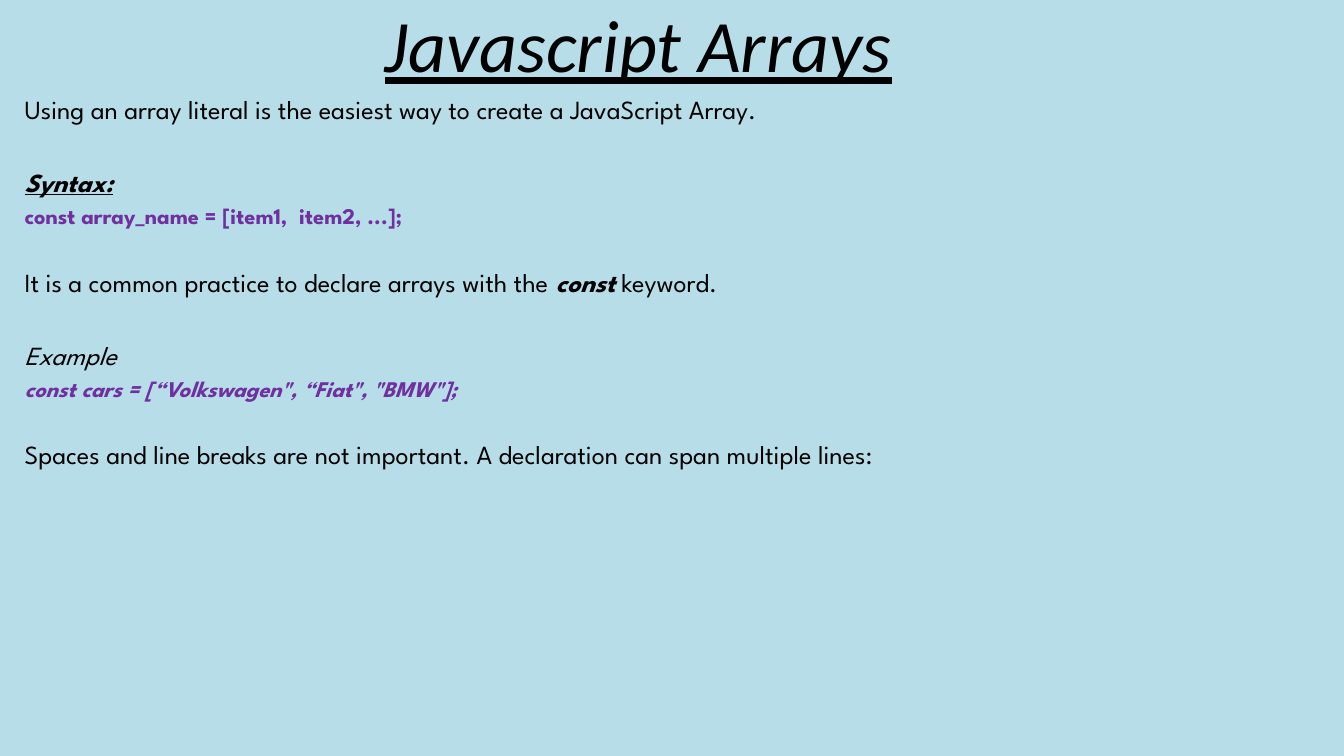
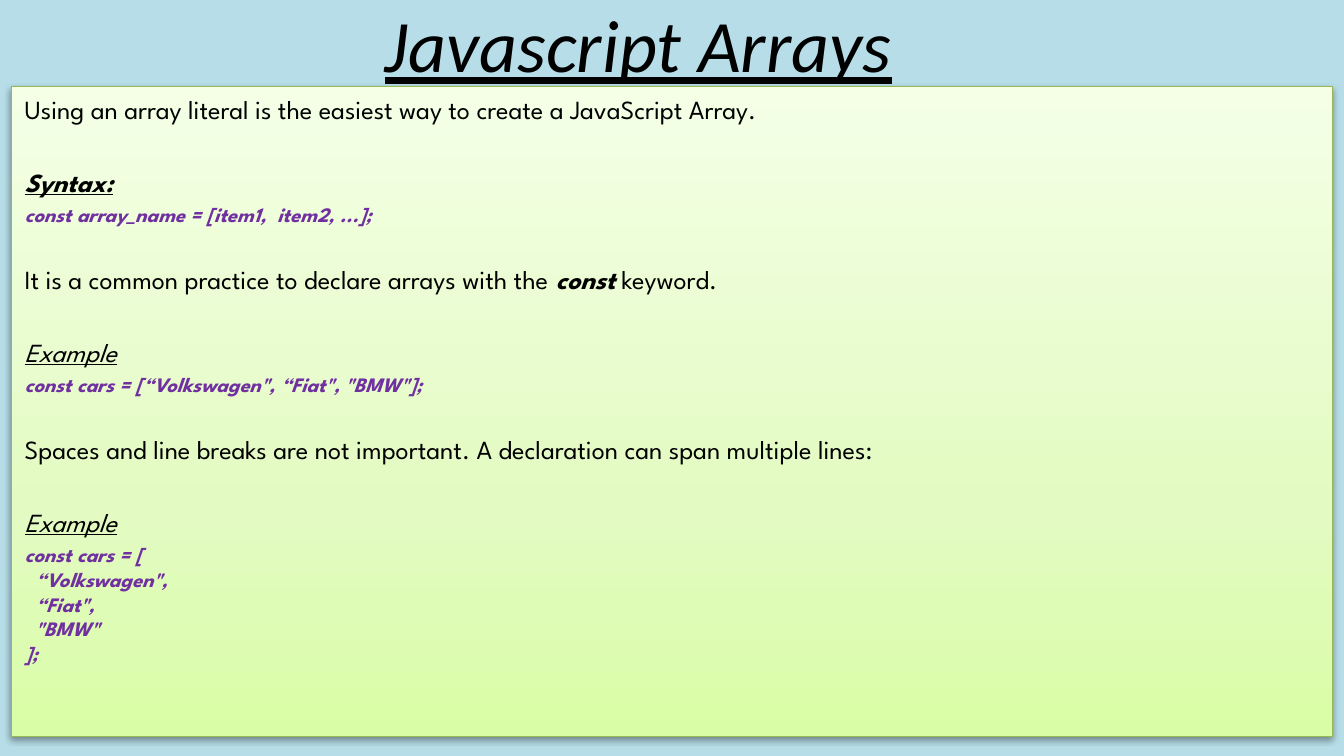
Before and after one commit to triple93r/Javascript_Arrays, a slide deck: slide 3 of JavascriptArrays.pptx. Drawn at 1344x756 pixels with LibreOffice and Linux fonts; fonts in the diff are those of the drawing. Boxes give left, top, right and bottom in pixels: in the first picture for what was removed or moved away, otherwise in the second. Text is boxed around its words. In the diff, an @@ line names an element or a change of style, - is before the commit and + after.

```diff
--- a/JavascriptArrays.pptx
+++ b/JavascriptArrays.pptx
@@ subtitle "Using an array literal is ...": place and size @@
-subtitle "Using an array literal is ..." at [25,101,872,470]
+subtitle "Using an array literal is ..." at [11,87,1332,737]
@@ subtitle "Using an array literal is ..." at [11,87,1332,737]: fill none to gradient #DAFDA7 to #E4FCC2 to #F5FFE7; outline none to #98B955 0.75 pt; shadow on @@
@@ subtitle at [25,208,422,397]: size 12 to 11 pt in "const array_name = [item1, item2, ...];", "const cars = [“Volkswagen", “Fiat", "BMW"];"; italic on in "const array_name = [item1, item2, ...];"; underline on in "Example" @@
@@ subtitle at [25,514,167,636]: paragraphs added @@
+Example
+const cars = [
+“Volkswagen",
+“Fiat",
+"BMW"
+];
```
Also in this commit, not shown: 1 other slide changed, 23 slides added.
